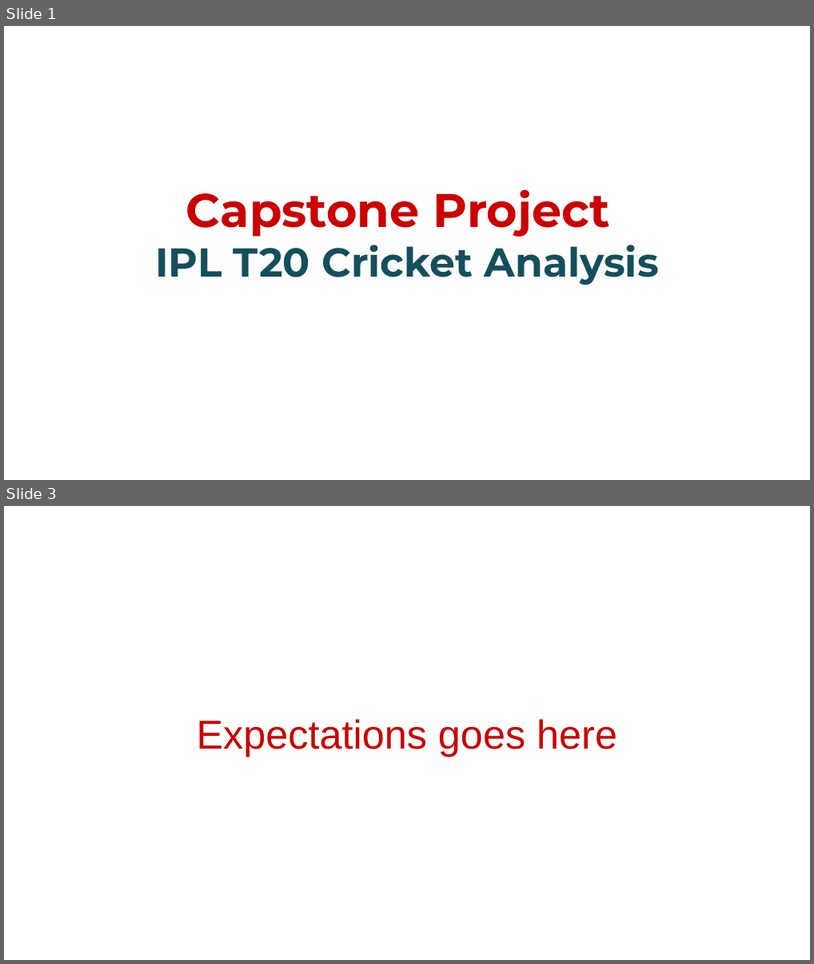
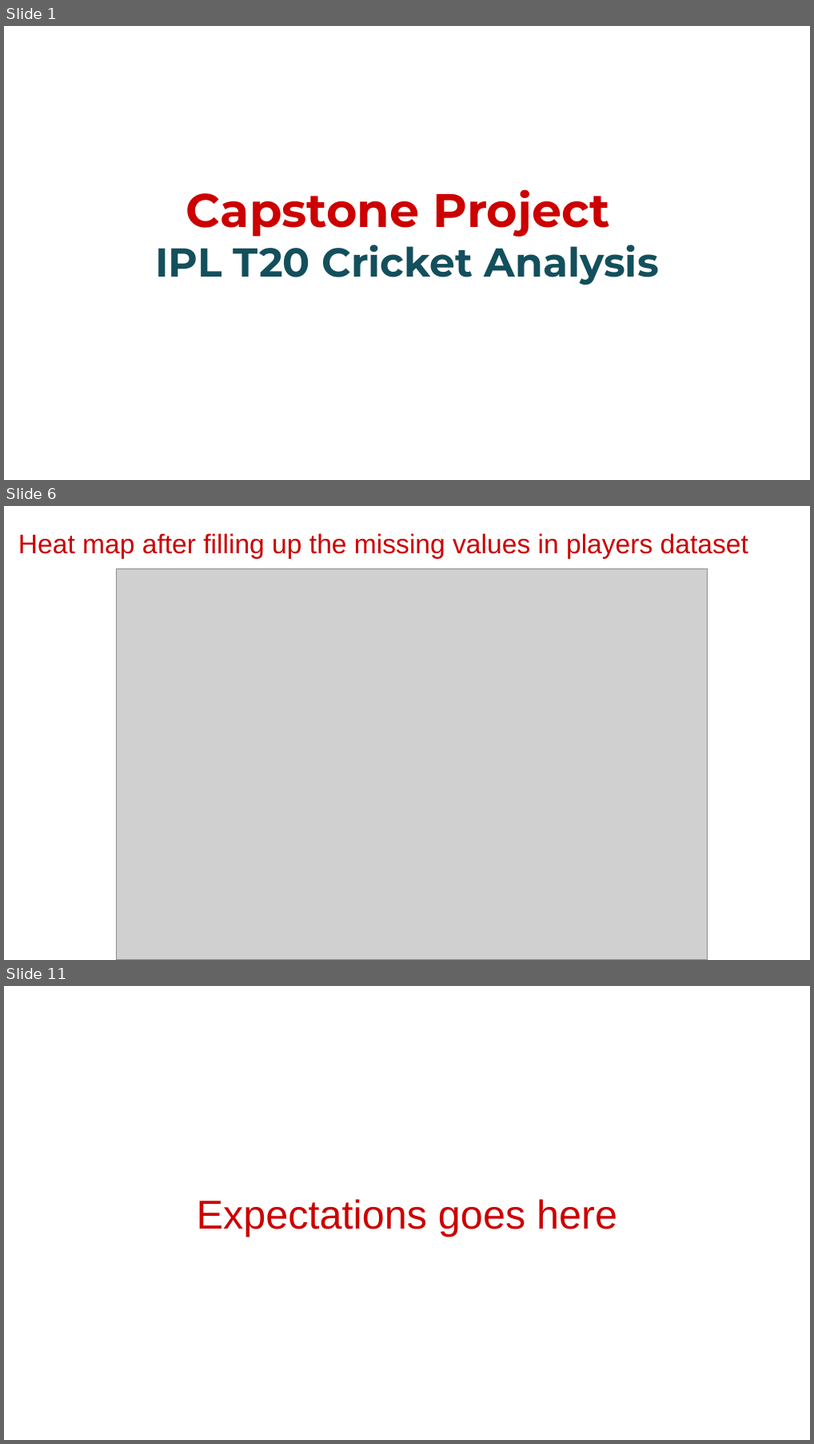
Before and after one commit to Pradip240/IPL-T20-Cricket-Analysis, a slide deck: CapstoneProjectPresentation.pptx. Shown one above the other, each under a label of ours: slides 1 and 3 before the commit, slides 1, 6 and 11 after it; the slides between them are not shown. The pictures are 814x964 and 814x1444 pixels, drawn with LibreOffice and Linux fonts; fonts in the diff are those of the drawing; grey boxes stand for pictures; background and template pictures are left out. Boxes give left, top, right and bottom in pixels: in the first picture for what was removed or moved away, otherwise in the second. Text is boxed around its words. In the diff, an @@ line names an element or a change of style, - is before the commit and + after.

```diff
--- a/CapstoneProjectPresentation.pptx
+++ b/CapstoneProjectPresentation.pptx
@@ slide 6 added at (4,506,810,960), background #FFFFFF @@
@@ title added at (18,533,749,559), 24 pt, text #CC0000 @@
+Heat map after filling up the missing values in players dataset
@@ picture added at (116,569,708,960) @@
@@ what was slide 3 is now slide 11 @@
```
Also in this commit, not shown: 1 slide changed, 8 other slides added, 1 slide removed.
